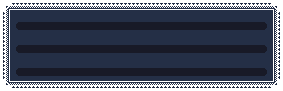
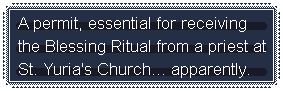
Before/after of a 283x91 layered artwork. What changed in the layer stack:
added layer "EN" above "JP" over [18, 17, 266, 78]
